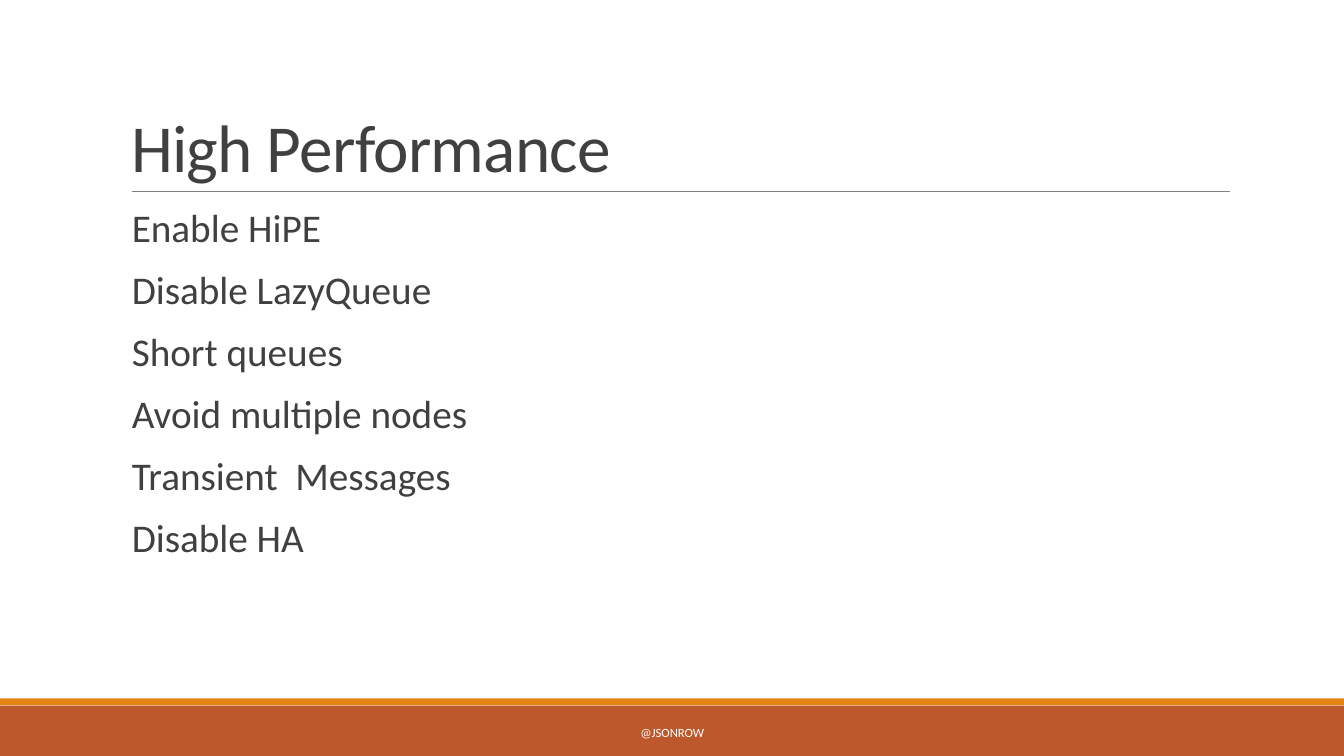
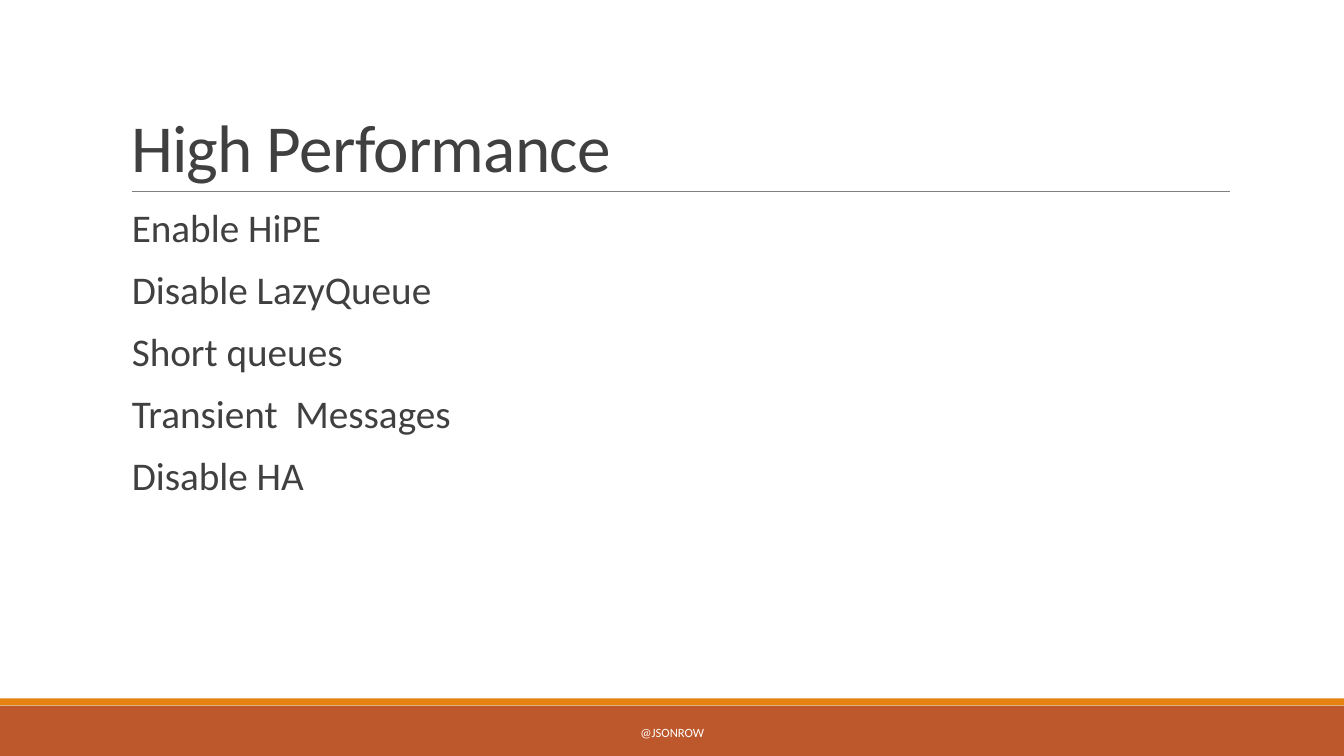
Before and after one commit to JasonRowe/TCCC23, a slide deck: slide 12 of Microservice_plumbing_with_RabbitMQ.pptx. Drawn at 1344x756 pixels with LibreOffice and Linux fonts; fonts in the diff are those of the drawing. Boxes give left, top, right and bottom in pixels: in the first picture for what was removed or moved away, otherwise in the second. Text is boxed around its words. In the diff, an @@ line names an element or a change of style, - is before the commit and + after.

```diff
--- a/Microservice_plumbing_with_RabbitMQ.pptx
+++ b/Microservice_plumbing_with_RabbitMQ.pptx
@@ text at [132, 400, 468, 435]: paragraph removed @@
-  Avoid multiple nodes
```
Also in this commit, not shown: 2 other slides changed, 1 slide removed, 9 other files.
